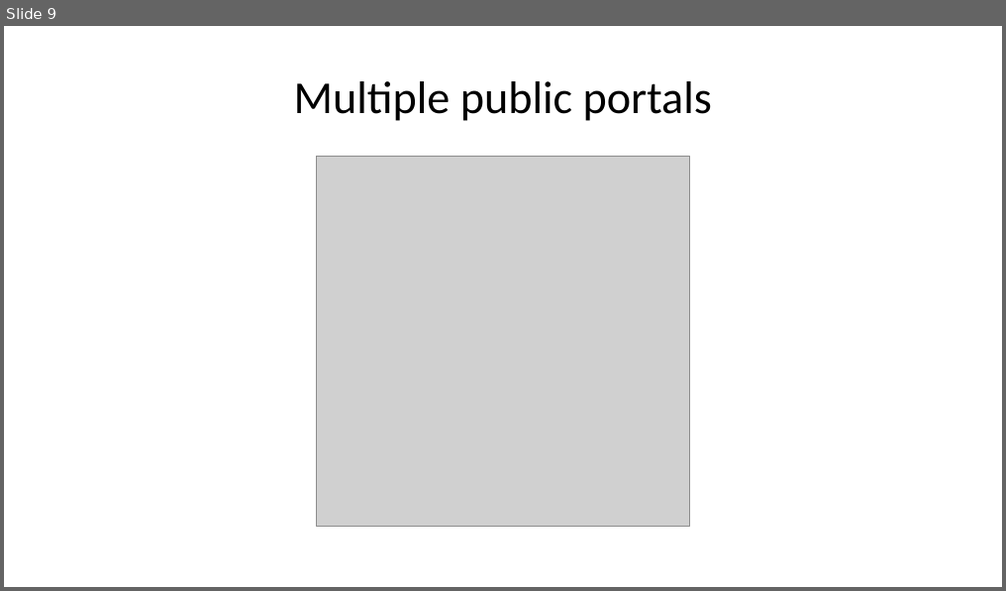
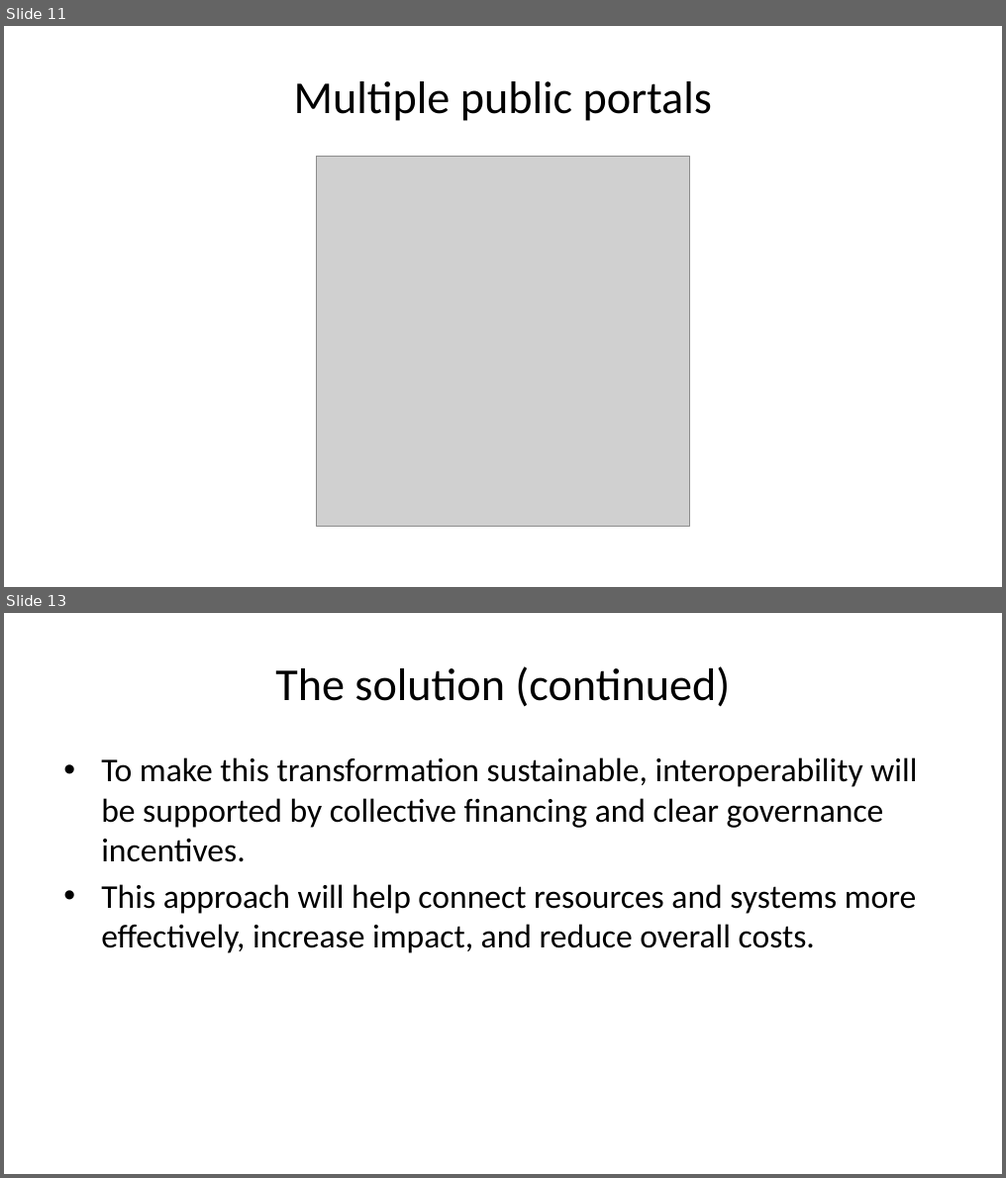
Before and after one commit to tamanh-oxford/capacity-development, a slide deck: data-frameworks/04-un-tech.pptx. Shown one above the other, each under a label of ours: slide 9 before the commit, slides 11 and 13 after it; the slides between them are not shown. The pictures are 1006x591 and 1006x1178 pixels, drawn with LibreOffice and Linux fonts; fonts in the diff are those of the drawing; grey boxes stand for pictures. Boxes give left, top, right and bottom in pixels: in the first picture for what was removed or moved away, otherwise in the second. Text is boxed around its words. In the diff, an @@ line names an element or a change of style, - is before the commit and + after.

```diff
--- a/data-frameworks/04-un-tech.pptx
+++ b/data-frameworks/04-un-tech.pptx
@@ slide 13 added at (4, 613, 1002, 1174), background #FFFFFF @@
@@ title added at (275, 666, 730, 707), 33 pt, text #000000 @@
+The solution (continued)
@@ text added at (101, 758, 917, 954), 24 pt, text #000000 @@
+• To make this transformation sustainable, interoperability will be supported by collective financing and clear governance incentives.
+• This approach will help connect resources and systems more effectively, increase impact, and reduce overall costs.
@@ what was slide 9 is now slide 11 @@
```
Also in this commit, not shown: 3 slides changed, 2 other slides added, 28 other files.
